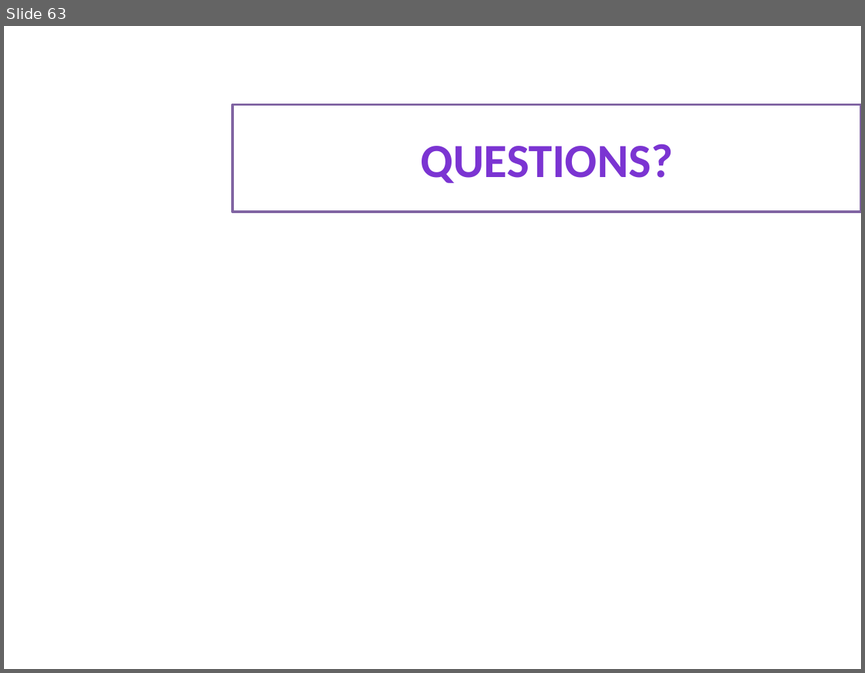
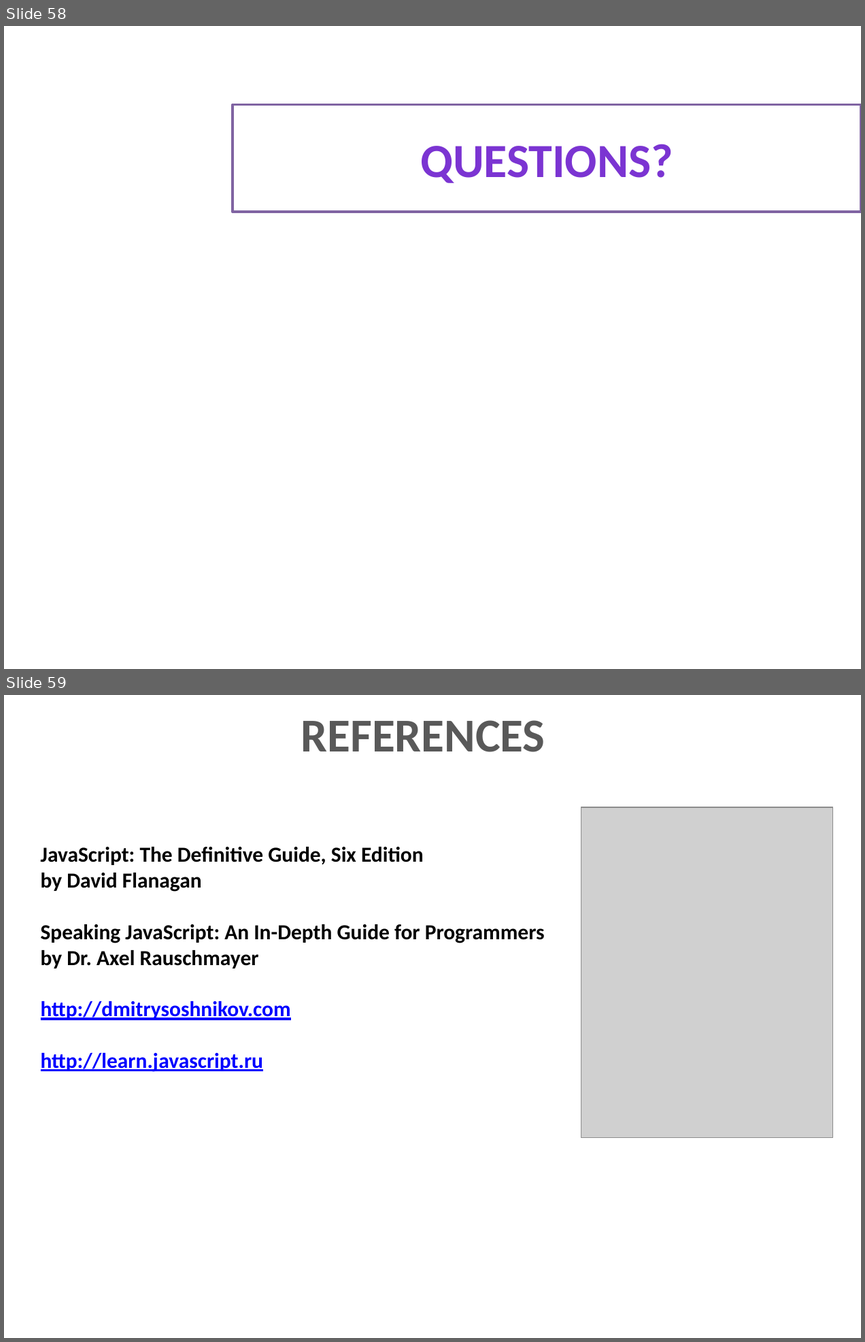
Before and after one commit to dzmitry-varabei/front-end-course, a slide deck: functions/functions.pptx. Shown one above the other, each under a label of ours: slide 63 before the commit, slides 58 and 59 after it. The pictures are 865x673 and 865x1342 pixels, drawn with LibreOffice and Linux fonts; fonts in the diff are those of the drawing; grey boxes stand for pictures; background and template pictures are left out. Boxes give left, top, right and bottom in pixels: in the first picture for what was removed or moved away, otherwise in the second. Text is boxed around its words. In the diff, an @@ line names an element or a change of style, - is before the commit and + after.

```diff
--- a/functions/functions.pptx
+++ b/functions/functions.pptx
@@ slide 59 added at bbox=[4, 695, 861, 1338], background #FFFFFF @@
@@ title added at bbox=[301, 720, 545, 752], 39.6 pt, text #595959, bold @@
+REFERENCES
@@ picture added at bbox=[581, 807, 832, 1137] @@
@@ text added at bbox=[41, 847, 545, 1072], 18 pt, text #000000, bold @@
+JavaScript: The Definitive Guide, Six Edition
+by David Flanagan
+Speaking JavaScript: An In-Depth Guide for Programmers
+by Dr. Axel Rauschmayer
+http://dmitrysoshnikov.com
+http://learn.javascript.ru
@@ what was slide 63 is now slide 58 @@
```
Also in this commit, not shown: 1 slide changed, 6 slides removed, 2 other files.
